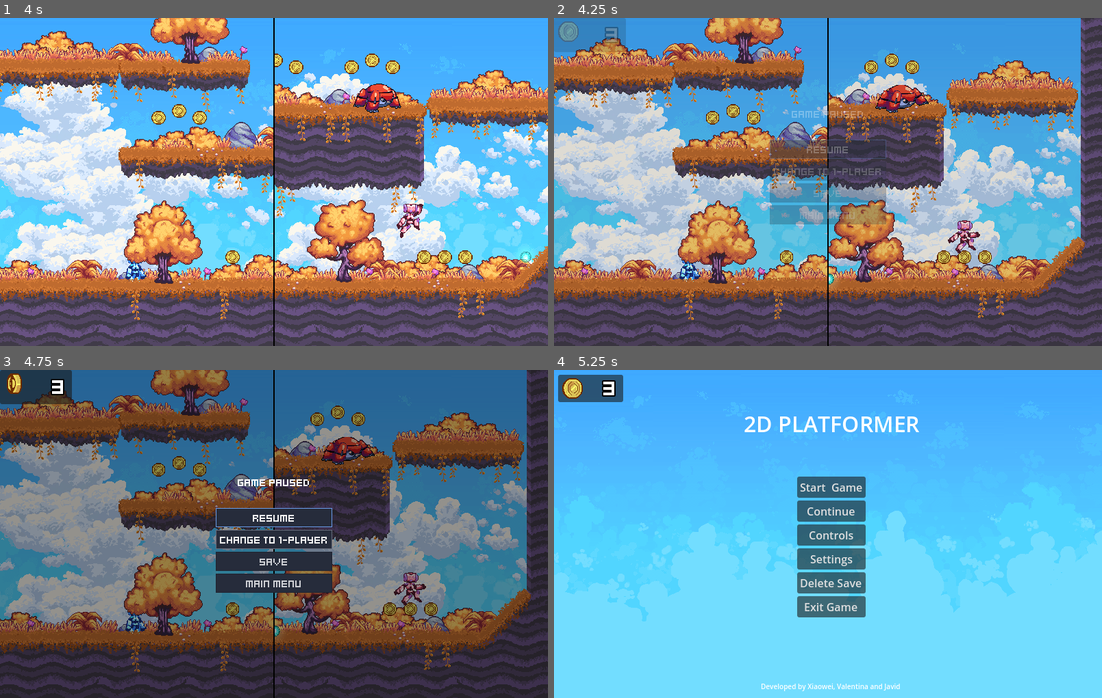
Above: before the commit, frames 1-4 (two rows, left to right).
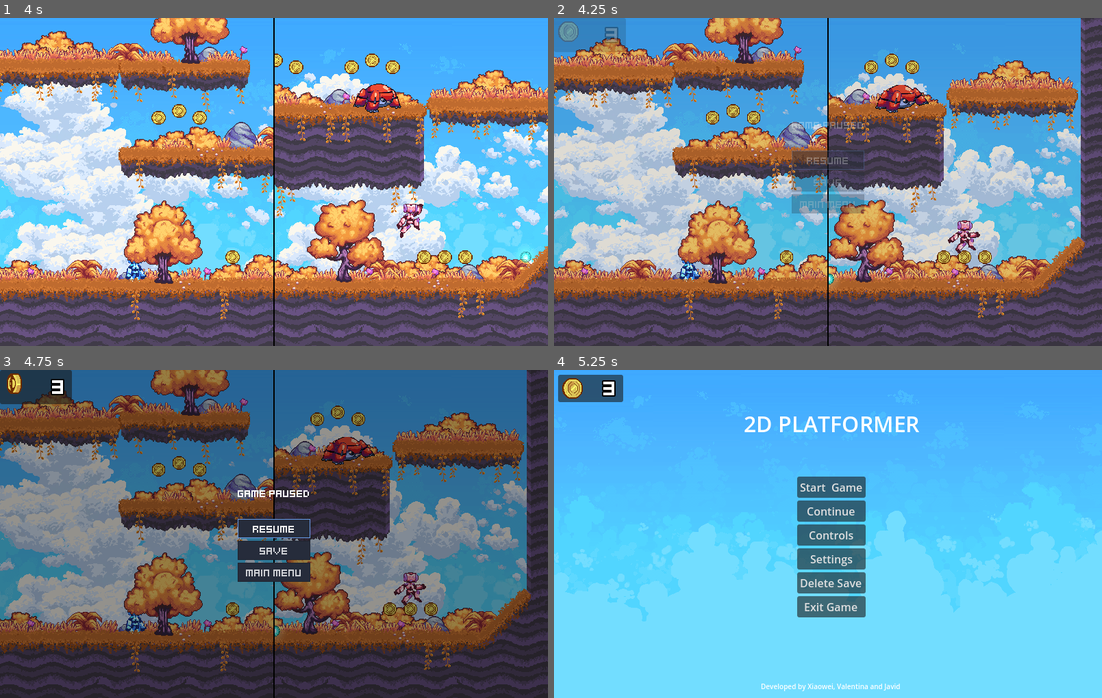
Above: after the commit, the same moments.

Repository: javidwaldron/2D-Platformer
Game: Godot game, scene res://game_splitscreen.tscn
Same seed, same stepped clock (60 frames per second), same inputs: the game is played once before the commit and once after it. This scene is started directly instead of the project's main scene.
Inputs (mouse positions are in pixels of both pictures, inside the frame that each line leads up to):
- Up to frame 1 (4 s): tap Enter at 0.5 s; move the mouse to (394, 165) at 0.52 s; hold Right (move_right) 0.53-2.03 s; tap Space (shoot) every 0.75 s from 0.6 to 3.6 s; click (394, 165) at 0.67 s; tap Up (jump) at 0.77, 1.52, 3.02, 3.77 s; move the mouse to (164, 198) at 1.27 s; move the mouse to (328, 109) at 2.02 s; hold Left (move_left) 2.03-2.78 s; move the mouse to (246, 247) at 2.77 s; hold Right (move_right) from 2.78 s (still down); click (246, 247) at 2.92 s; move the mouse to (438, 231) at 3.52 s
- Up to frame 2 (4.25 s): keep holding Right (move_right); tap Escape (toggle_pause) at 4.15 s
- Up to frame 3 (4.75 s): release Right (move_right) at 4.25 s; click "Save" at 4.25 s
- Up to frame 4 (5.25 s): click "Main Menu" at 5 s

Frame 1 is identical in both runs. In frame 2, 3.1% of the frame differs, in the area x 39-61%, y 28-63%; in frame 3, 3.3%, in the area x 39-61%, y 33-68%; in frame 4, nothing differs.

Commit message:
Save and load
some changes for save and load

Diff:
--- a/2dPlatformeer/gui/pause_menu.gd
+++ b/2dPlatformeer/gui/pause_menu.gd
@@ -7,6 +7,7 @@
 @onready var center_cont := $ColorRect/CenterContainer as CenterContainer
 @onready var resume_button := center_cont.get_node(^"VBoxContainer/ResumeButton") as Button
 @onready var coins_counter := $ColorRect/CoinsCounter as CoinsCounter
+@onready var save_button := center_cont.get_node(^"VBoxContainer/SaveButton") as Button
 
 
 func _ready() -> void:
@@ -33,6 +34,7 @@
 
 func open() -> void:
 	show()
+
 	resume_button.grab_focus()
 
 	modulate.a = 0.0
@@ -60,6 +62,7 @@
 	close()
 
 
+
 func _on_singleplayer_button_pressed() -> void:
 	if visible:
 		get_tree().paused = false
@@ -71,9 +74,41 @@
 		get_tree().paused = false
 		get_tree().change_scene_to_file("res://game_splitscreen.tscn")
 
+func _on_save_button_pressed() -> void:
+	save_game()
+	print("saved?")
 
 func _on_quit_button_pressed() -> void:
+
 	if visible:
 		coins_counter._coins_collected =  CoinsRemaining.currentcoin
 		get_tree().paused = false
 		get_tree().change_scene_to_file("res://main_menu.tscn")
+func save_game():
+	var save_path = "user://savegame.json"
+	var save_data = {
+		"player": {
+			"position": {
+				"x": global_position.x,
+				"y": global_position.y
+			},
+			"coins": CoinsRemaining.currentcoin
+		},
+		"level": {
+			"name": get_tree().current_scene.name,
+			"coins_collected": CoinsRemaining.currentcoin
+		},
+		"enemies": [
+			{"id": 1, "position": Vector2(500, 300), "alive": false}
+		],
+		"settings": {
+			"fullscreen": DisplayServer.window_get_mode() == DisplayServer.WINDOW_MODE_FULLSCREEN
+		}
+	}
+
+	var json_string = JSON.stringify(save_data)
+	var file = FileAccess.open(save_path, FileAccess.WRITE)
+	file.store_string(json_string)
+	file.close()
+	print("Game saved successfully!")
+	print("Save file path:", ProjectSettings.globalize_path(save_path))
--- a/2dPlatformeer/gui/pause_menu_splitscreen.tscn
+++ b/2dPlatformeer/gui/pause_menu_splitscreen.tscn
@@ -5,7 +5,9 @@
 [node name="PauseMenu" instance=ExtResource("1_x3hgi")]
 
 [node name="SingleplayerButton" type="Button" parent="ColorRect/CenterContainer/VBoxContainer" index="3"]
+visible = false
 layout_mode = 2
 text = "Change to 1-player"
 
 [connection signal="pressed" from="ColorRect/CenterContainer/VBoxContainer/SingleplayerButton" to="." method="_on_singleplayer_button_pressed"]
+[connection signal="pressed" from="ColorRect/CenterContainer/VBoxContainer/SaveButton" to="." method="_on_save_button_pressed"]
--- a/2dPlatformeer/main_menu.gd
+++ b/2dPlatformeer/main_menu.gd
@@ -12,7 +12,7 @@
 
 
 func _on_continue_pressed() -> void:
-	pass # Replace with function body.
+	load_game()
 
 
 
@@ -60,3 +60,44 @@
 
 func _on_exit_game_pressed():
 	get_tree().quit()
+
+func load_game():
+	var save_path = "user://savegame.json"
+	if not FileAccess.file_exists(save_path):
+		print("No save file found at:", ProjectSettings.globalize_path(save_path))
+		return
+
+	var file = FileAccess.open(save_path, FileAccess.READ)
+	var content = file.get_as_text()
+	file.close()
+
+	var json = JSON.new()
+	var parse_result = json.parse(content)
+
+	if parse_result != OK:
+		print("Failed to parse save file.")
+		return
+
+	var save_data = json.data
+
+	if "player" in save_data and "level" in save_data:
+		var player = get_tree().get_root().find_child("Player", true, false)
+		if player:
+			var pos_x = save_data["player"]["position"]["x"]
+			var pos_y = save_data["player"]["position"]["y"]
+			player.global_position = Vector2(pos_x, pos_y)
+			CoinsRemaining.currentcoin = save_data["player"]["coins"]
+			print("Coins loaded:", CoinsRemaining.currentcoin)
+		else:
+			print("Player node not found in the scene tree!")
+		#var scene_path = "res://" + save_data["level"]["name"] + ".tscn"
+		var scene_path = "res://" + "game_splitscreen" + ".tscn"
+		if ResourceLoader.exists(scene_path):
+			get_tree().change_scene_to_file(scene_path)
+			print("Scene changed to:", scene_path)
+		else:
+			print("Error: Scene file not found at:", scene_path)
+
+		print("Game loaded successfully from:", ProjectSettings.globalize_path(save_path))
+	else:
+		print("Invalid save data structure.")
